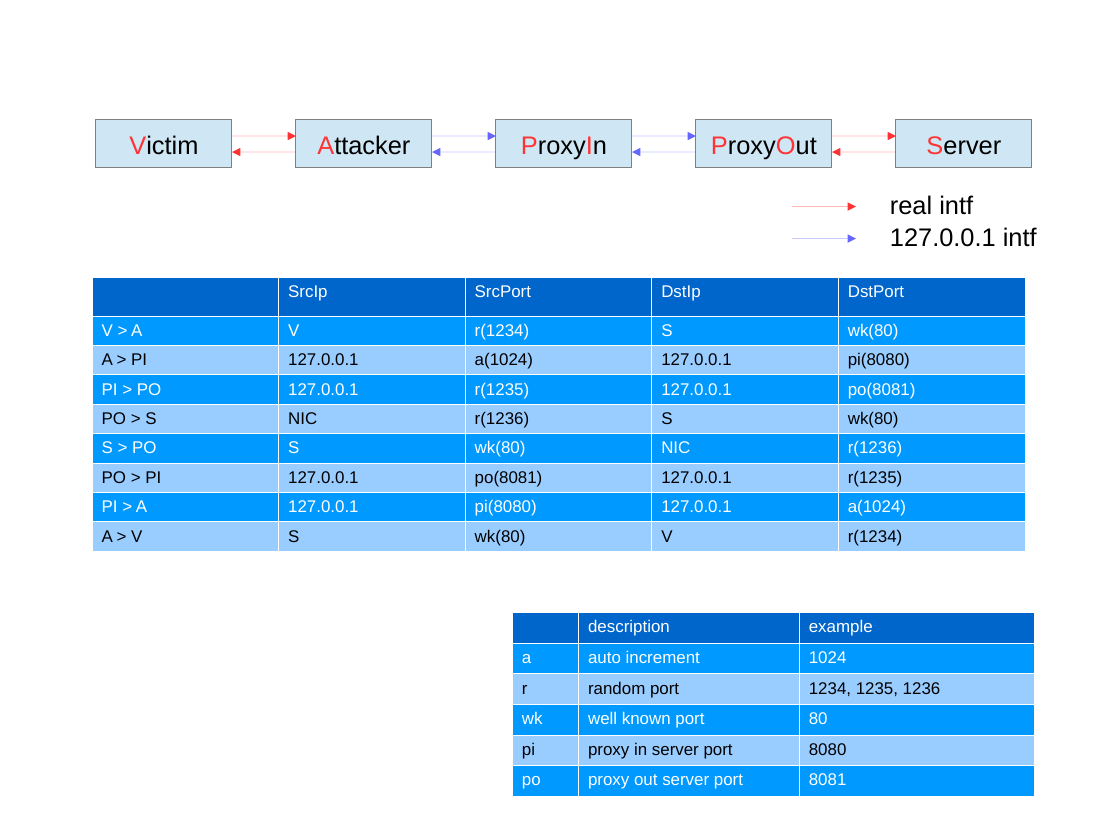
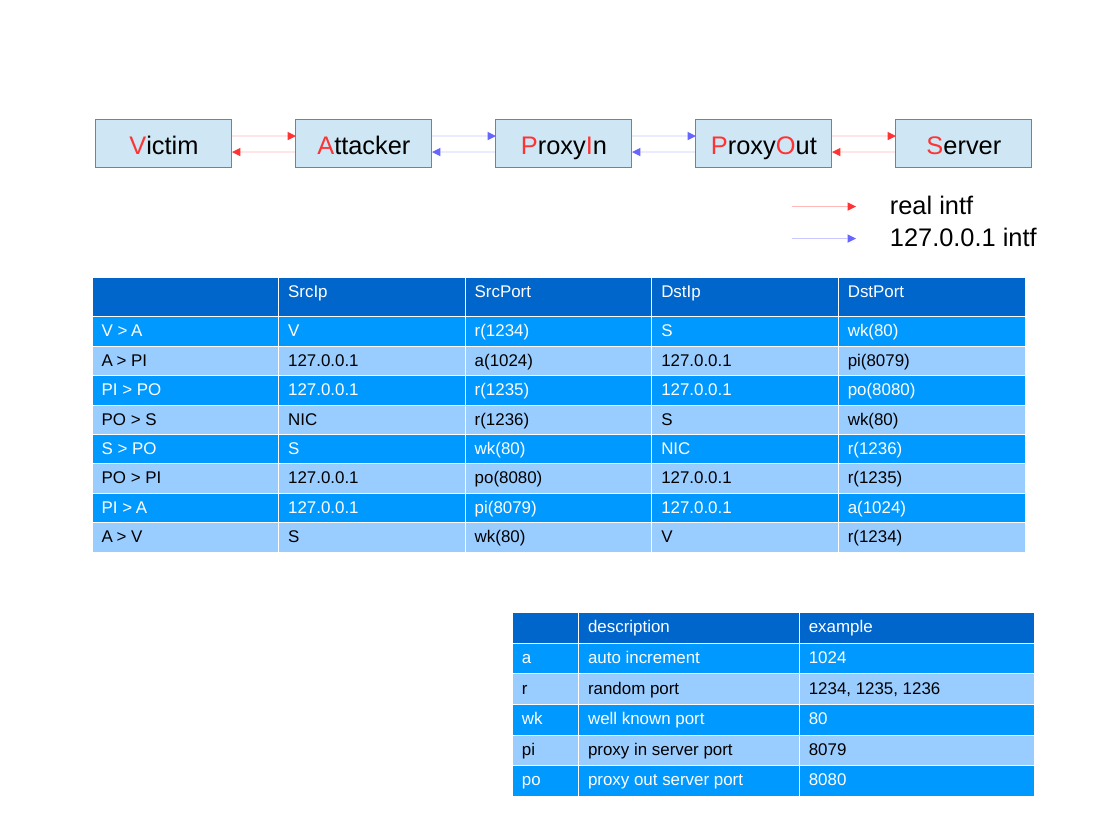
Before and after one commit to gilgil1973/snoop90, a slide deck: slide 1 of doc/websniff.odp. Drawn at 1120x840 pixels with LibreOffice and Linux fonts; fonts in the diff are those of the drawing. Boxes give left, top, right and bottom in pixels: in the first picture for what was removed or moved away, otherwise in the second. Text is boxed around its words. In the diff, an @@ line names an element or a change of style, - is before the commit and + after.

```diff
--- a/doc/websniff.odp
+++ b/doc/websniff.odp
@@ table at (x1=91, y1=276, x2=1026, y2=551) @@
-row 3, column 5: pi(8080)
+row 3, column 5: pi(8079)
-row 4, column 5: po(8081)
+row 4, column 5: po(8080)
-row 7, column 3: po(8081)
+row 7, column 3: po(8080)
-row 8, column 3: pi(8080)
+row 8, column 3: pi(8079)
@@ table at (x1=512, y1=613, x2=1035, y2=793) @@
-row 5, column 3: 8080
+row 5, column 3: 8079
-row 6, column 3: 8081
+row 6, column 3: 8080
```
Also in this commit, not shown: 2 other files.
